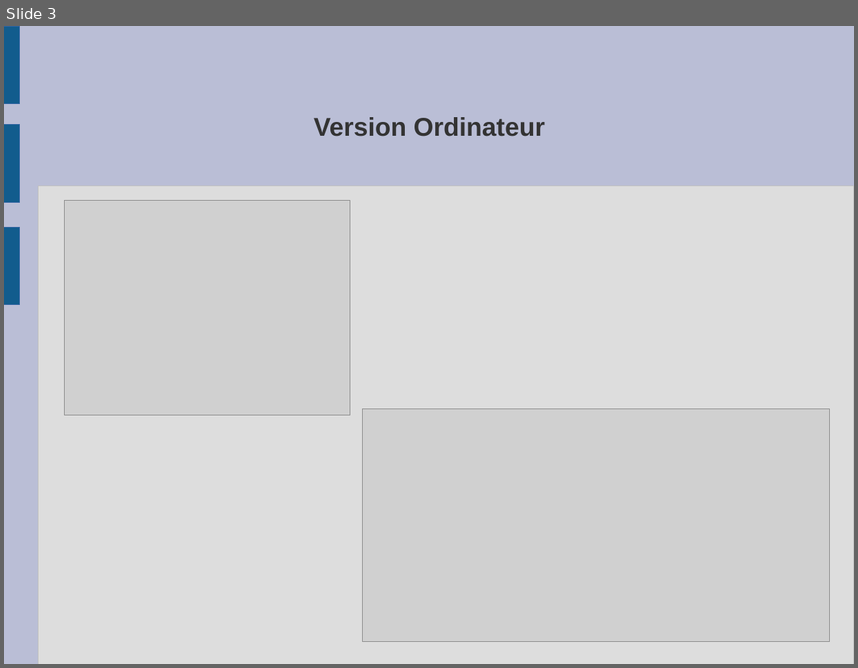
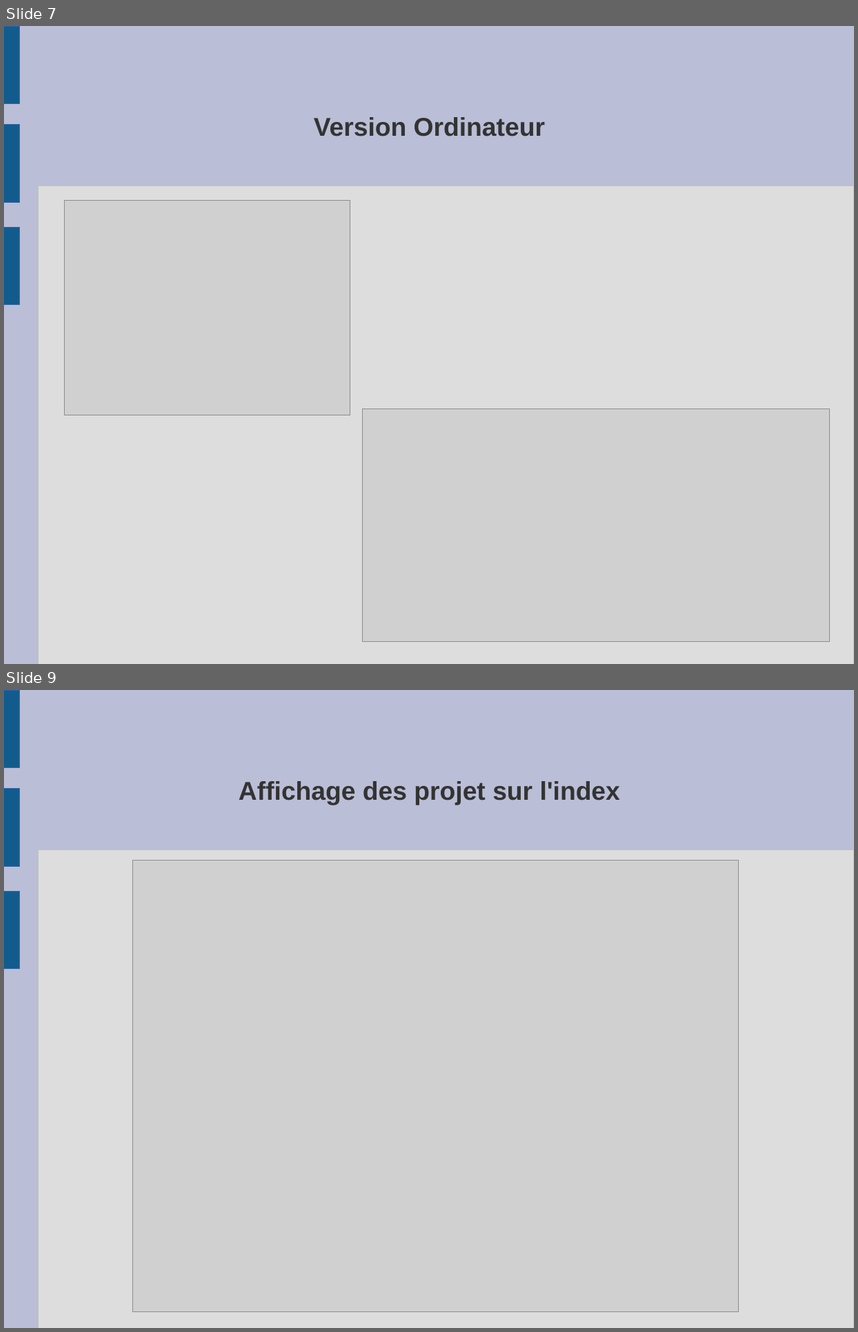
Before and after one commit to JEANThibaut/Batiment-Aleau, a slide deck: doc/Présentation.odp. Shown one above the other, each under a label of ours: slide 3 before the commit, slides 7 and 9 after it; the slides between them are not shown. The pictures are 858x668 and 858x1332 pixels, drawn with LibreOffice and Linux fonts; fonts in the diff are those of the drawing; grey boxes stand for pictures. Boxes give left, top, right and bottom in pixels: in the first picture for what was removed or moved away, otherwise in the second. Text is boxed around its words. In the diff, an @@ line names an element or a change of style, - is before the commit and + after.

```diff
--- a/doc/Présentation.odp
+++ b/doc/Présentation.odp
@@ slide 9 added at bbox=[4, 690, 854, 1328], background #BABED6; not listed: 4 template elements that a slide beside it also shows @@
@@ title added at bbox=[239, 781, 620, 805], 24 pt, text #333333, bold @@
+Affichage des projet sur l'index
@@ picture added at bbox=[133, 860, 739, 1311] @@
@@ what was slide 3 is now slide 7 @@
```
Also in this commit, not shown: 3 other slides added, 14 other files.
